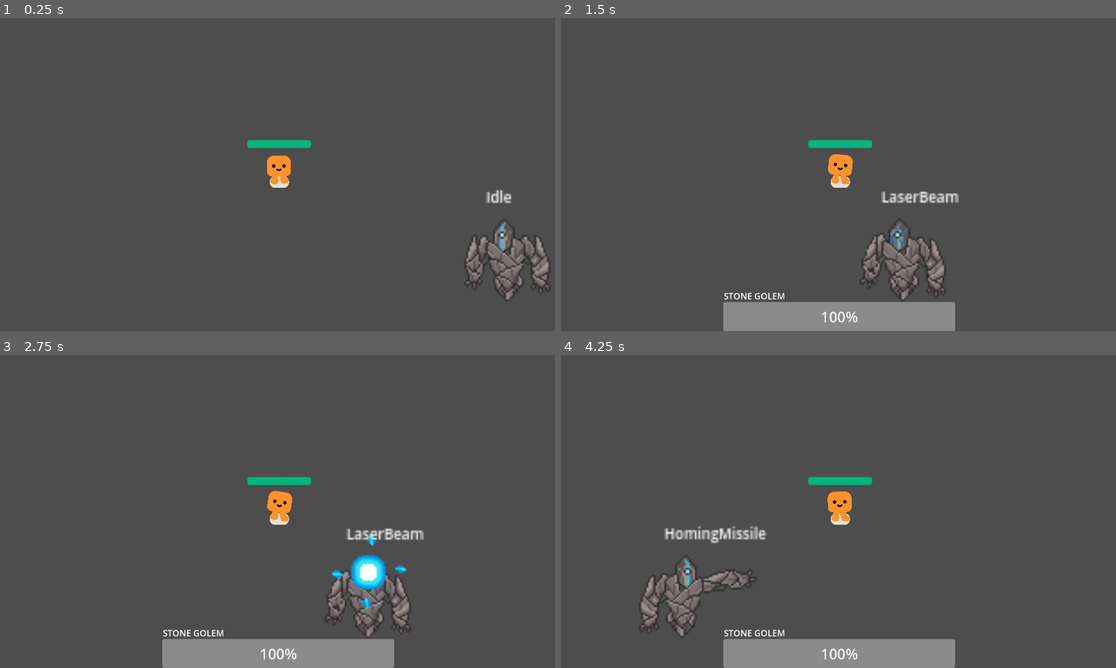
Above: before the commit, frames 1-4 (two rows, left to right).
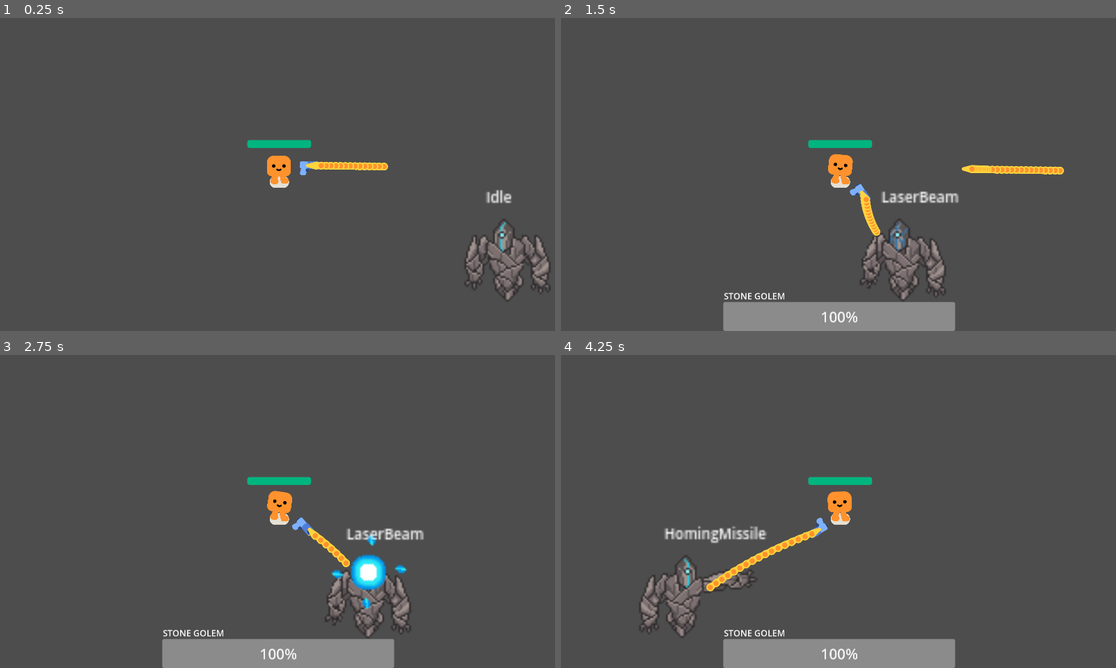
Above: after the commit, the same moments.

Repository: Tonykuang1028/FinalProject
Game: Godot game, scene res://bossroom.tscn
Same seed, same stepped clock (60 frames per second), same inputs: the game is played once before the commit and once after it. This scene is started directly instead of the project's main scene.
Inputs:
- Up to frame 1 (0.25 s): no input
- Up to frame 2 (1.5 s): tap Enter (ui_accept) at 0.5, 0.77 s; hold D (move_right) from 0.53 s (still down)
- Up to frame 3 (2.75 s): tap Enter (ui_accept) at 1.52 s; release D (move_right) at 2.03 s; hold A (move_left) from 2.03 s (still down)
- Up to frame 4 (4.25 s): release A (move_left) at 2.78 s; hold D (move_right) from 2.78 s (still down); tap Enter (ui_accept) at 3.02, 3.77 s

The runs differ from the first frame. In frame 1, 0.4% of the frame differs, in the area x 53-70%, y 45-51%; in frame 2, 0.7%, in the area x 52-91%, y 46-70%; in frame 3, 0.3%; in frame 4, 0.6%.

Commit message:
boss now can take damage and buff and dies

Diff:
--- /dev/null
+++ b/ArmorBuff.gd
@@ -0,0 +1,14 @@
+extends State
+
+var can_transition: bool = false
+
+func _enter():
+	super._enter()
+	animation_player.play("armor_buff")
+	await animation_player.animation_finished
+	can_transition = true
+
+func transition():
+	if can_transition:
+		can_transition = false
+		get_parent().change_state("Follow")
--- a/player.tscn
+++ b/player.tscn
@@ -39,7 +39,6 @@
 position = Vector2(-4, -25)
 
 [node name="Gun" parent="." instance=ExtResource("3_8wt0r")]
-visible = false
 position = Vector2(-2.38419e-07, -33)
 rotation = 0.00352106
 
--- a/stone_golem.gd
+++ b/stone_golem.gd
@@ -2,8 +2,21 @@
 
 @onready var player = get_parent().find_child("Player")
 @onready var sprite = $Sprite2D
+@onready var progress_bar = $UI/ProgressBar
 
 var direction : Vector2
+var DEF = 0
+
+var health = 5000:
+	set(value):
+		health = value
+		progress_bar.value = value
+		if value <= 0:
+			progress_bar.visible = false
+			find_child("FiniteStateMachine").change_state("Death")
+		elif value <= progress_bar.max_value / 2 and DEF == 0:
+			DEF = 5
+			find_child("FiniteStateMachine").change_state("ArmorBuff")
 
 func _ready():
 	set_physics_process(false)
@@ -20,3 +33,6 @@
 func _physics_process(delta):
 	velocity = direction.normalized() * 100
 	move_and_collide(velocity * delta)
+
+func take_damage():
+	health -= 10 - DEF
--- a/stone_golem.tscn
+++ b/stone_golem.tscn
@@ -12,6 +12,7 @@
 [ext_resource type="PackedScene" uid="uid://dk264ms146u5v" path="res://bulleted.tscn" id="9_aahki"]
 [ext_resource type="Script" path="res://LaserBeam.gd" id="10_3201m"]
 [ext_resource type="Script" path="res://Dash.gd" id="11_fqcgd"]
+[ext_resource type="Script" path="res://ArmorBuff.gd" id="11_q5wnj"]
 
 [sub_resource type="Animation" id="Animation_igvx2"]
 length = 0.001
@@ -458,7 +459,7 @@
 script = ExtResource("10_3201m")
 
 [node name="ArmorBuff" type="Node2D" parent="FiniteStateMachine"]
-script = ExtResource("3_nieqw")
+script = ExtResource("11_q5wnj")
 
 [node name="Dash" type="Node2D" parent="FiniteStateMachine"]
 script = ExtResource("11_fqcgd")
Not shown: 1 places in stone_golem.tscn that only renumber resources
